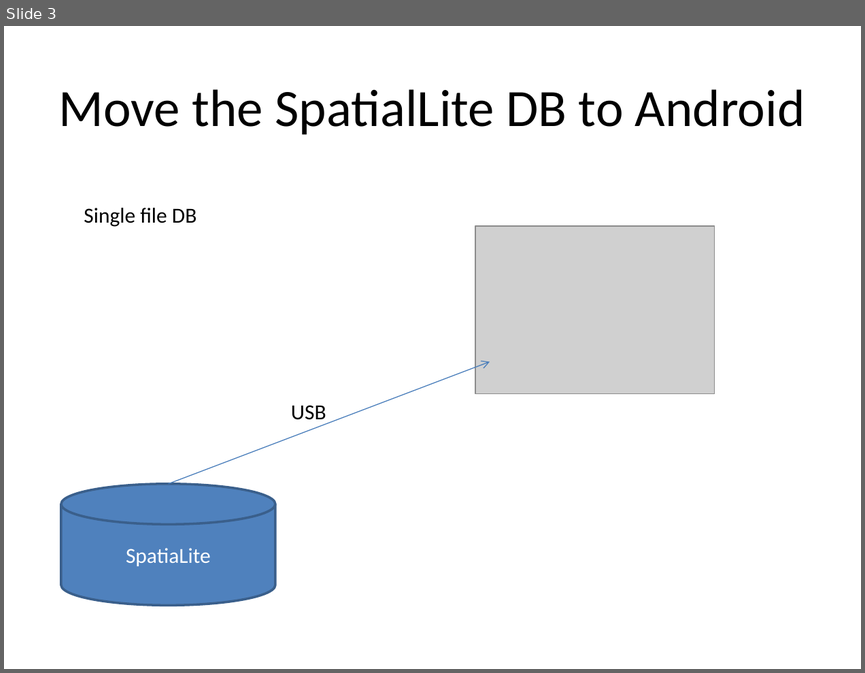
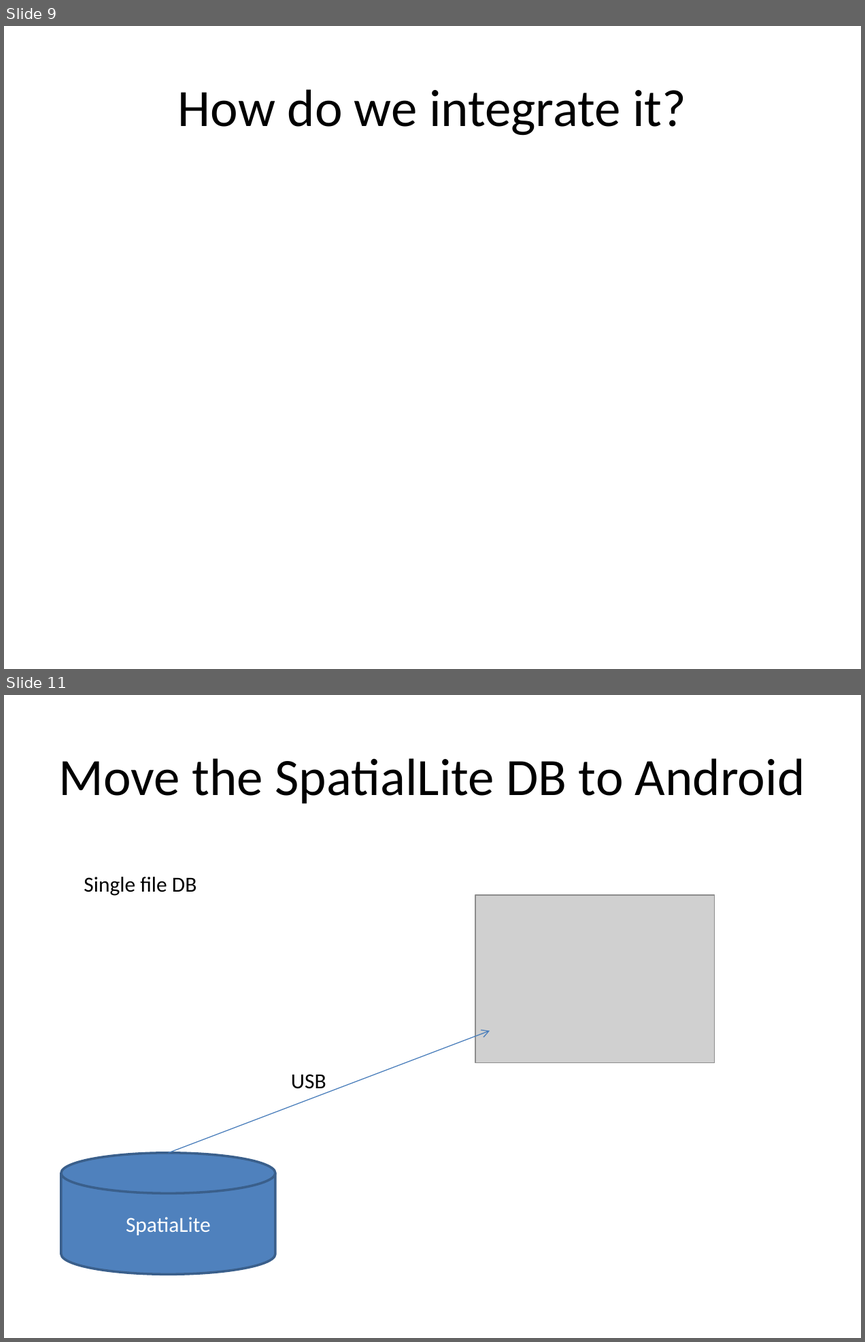
Before and after one commit to mebrookbank/airpic, a slide deck: airpic.pptx. Shown one above the other, each under a label of ours: slide 3 before the commit, slides 9 and 11 after it; the slides between them are not shown. The pictures are 865x673 and 865x1342 pixels, drawn with LibreOffice and Linux fonts; fonts in the diff are those of the drawing; grey boxes stand for pictures. Boxes give left, top, right and bottom in pixels: in the first picture for what was removed or moved away, otherwise in the second. Text is boxed around its words. In the diff, an @@ line names an element or a change of style, - is before the commit and + after.

```diff
--- a/airpic.pptx
+++ b/airpic.pptx
@@ slide 9 added at (4,26,861,669), background #FFFFFF @@
@@ title added at (178,89,686,135), 44 pt, text #000000 @@
+How do we integrate it?
@@ what was slide 3 is now slide 11 @@
```
Also in this commit, not shown: 2 slides changed, 7 other slides added.
